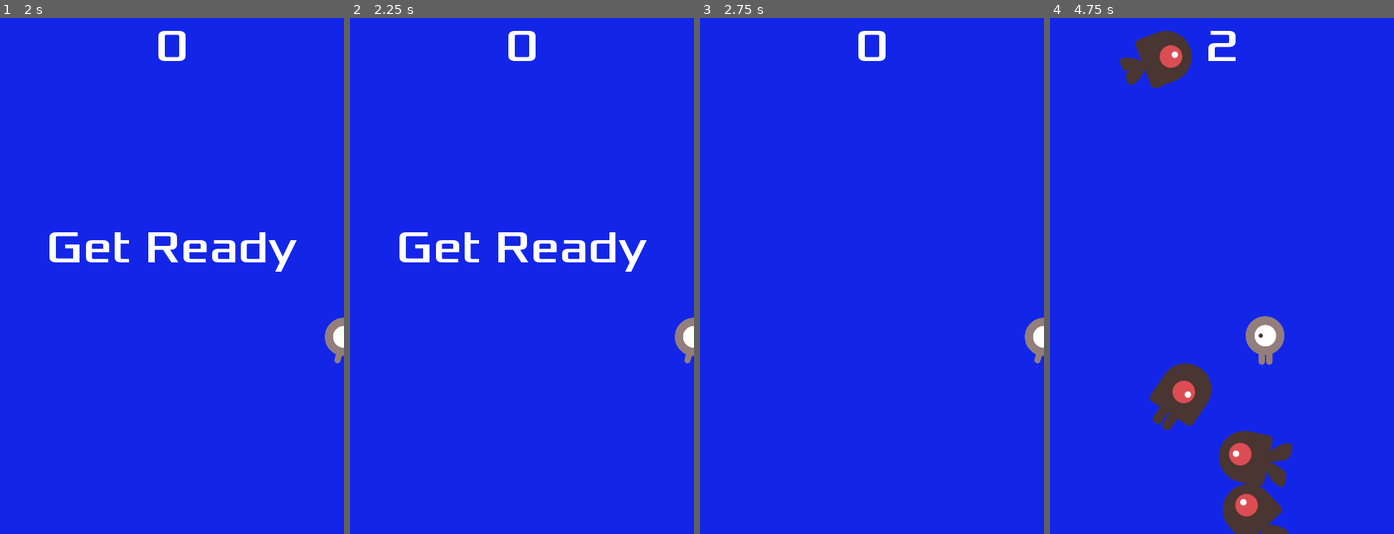
Above: before the commit, frames 1-4 (left to right).
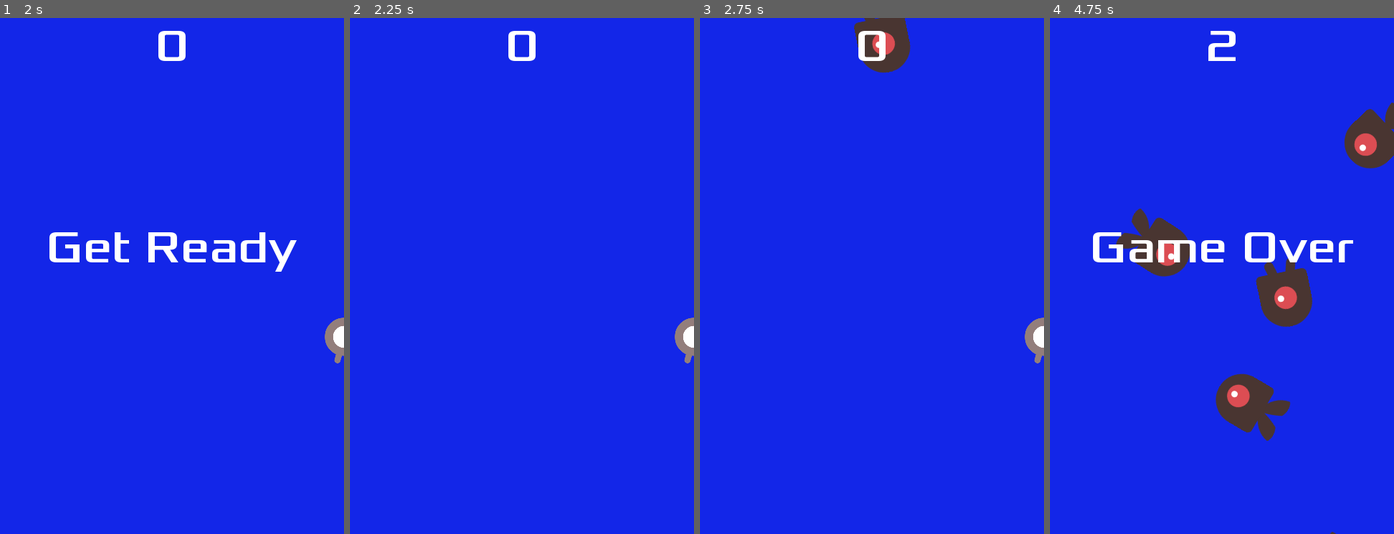
Above: after the commit, the same moments.

Repository: BurnySc2/godot-2d-template
Game: Godot game, scene res://scenes/Main.tscn
The game is run twice, just before and just after one commit, with the same random seed, the same clock (stepped at 60 frames per second) and the same inputs.
Inputs (mouse positions are in pixels of both pictures, inside the frame that each line leads up to):
- Up to frame 1 (2 s): click "Start" at 0.5 s; tap Enter at 1.25 s; move the mouse to (247, 250) at 1.27 s; hold Right (ui_right) from 1.28 s (still down); click (247, 250) at 1.42 s
- Up to frame 2 (2.25 s): release Right (ui_right) at 2 s; drag from (453, 301) to (504, 379) at 2.02 s
- Up to frame 3 (2.75 s): no input
- Up to frame 4 (4.75 s): move the mouse to (1256, 162) at 2.77 s; hold Right (ui_right) 2.78-3.5 s; drag from (1204, 379) to (1118, 198) at 3.52 s; move the mouse to (1325, 353) at 4.27 s; hold Left (ui_left) from 4.28 s (still down)

Frame 1 is identical in both runs. In frame 2, 1.7% of the frame differs, in the area x 14-87%, y 41-50%; in frame 3, 1.2%; in frame 4, 14%, in the area x 12-100%, y 2-100%.

Commit message:
Get rid of timers

Diff:
--- a/scenes/HUD.tscn
+++ b/scenes/HUD.tscn
@@ -61,9 +61,4 @@
 __meta__ = {
 "_edit_use_anchors_": false
 }
-
-[node name="MessageTimer" type="Timer" parent="."]
-wait_time = 2.0
-one_shot = true
 [connection signal="pressed" from="StartButton" to="." method="_on_StartButton_pressed"]
-[connection signal="timeout" from="MessageTimer" to="." method="_on_MessageTimer_timeout"]
--- a/scenes/Main.tscn
+++ b/scenes/Main.tscn
@@ -29,15 +29,6 @@
 [node name="Player" parent="." instance=ExtResource( 1 )]
 visible = false
 
-[node name="MobTimer" type="Timer" parent="."]
-wait_time = 0.5
-
-[node name="ScoreTimer" type="Timer" parent="."]
-
-[node name="StartTimer" type="Timer" parent="."]
-wait_time = 2.0
-one_shot = true
-
 [node name="StartPosition" type="Position2D" parent="."]
 position = Vector2( 240, 450 )
 
@@ -54,7 +45,4 @@
 [node name="DeathSound" type="AudioStreamPlayer" parent="."]
 stream = ExtResource( 6 )
 [connection signal="hit" from="Player" to="." method="game_over"]
-[connection signal="timeout" from="MobTimer" to="." method="_on_MobTimer_timeout"]
-[connection signal="timeout" from="ScoreTimer" to="." method="_on_ScoreTimer_timeout"]
-[connection signal="timeout" from="StartTimer" to="." method="_on_StartTimer_timeout"]
 [connection signal="start_game" from="HUD" to="." method="_on_HUD_start_game"]
--- a/scenes/Mob.tscn
+++ b/scenes/Mob.tscn
@@ -8,18 +8,16 @@
 [ext_resource path="res://dodge_assets/art/enemyWalking_1.png" type="Texture" id=6]
 [ext_resource path="res://dodge_assets/art/enemySwimming_1.png" type="Texture" id=7]
 
-
-
 [sub_resource type="SpriteFrames" id=1]
 animations = [ {
+"frames": [ ExtResource( 3 ), ExtResource( 5 ) ],
+"loop": true,
+"name": "fly",
+"speed": 3.0
+}, {
 "frames": [ ExtResource( 6 ), ExtResource( 1 ) ],
 "loop": true,
 "name": "walk",
-"speed": 3.0
-}, {
-"frames": [ ExtResource( 3 ), ExtResource( 5 ) ],
-"loop": true,
-"name": "fly",
 "speed": 3.0
 }, {
 "frames": [ ExtResource( 7 ), ExtResource( 4 ) ],
--- a/scenes/Player.tscn
+++ b/scenes/Player.tscn
@@ -5,8 +5,6 @@
 [ext_resource path="res://dodge_assets/art/playerGrey_up1.png" type="Texture" id=3]
 [ext_resource path="res://dodge_assets/art/playerGrey_walk1.png" type="Texture" id=4]
 [ext_resource path="res://dodge_assets/art/playerGrey_walk2.png" type="Texture" id=5]
-
-
 
 [sub_resource type="SpriteFrames" id=1]
 animations = [ {
--- a/scripts/HUD.gd
+++ b/scripts/HUD.gd
@@ -1,28 +1,29 @@
 extends CanvasLayer
 
 signal start_game
+export var wait_time = 2
+export var button_show_delay = 1
 
-func show_message(text):
+func show_message(text: String):
 	$Message.text = text
 	$Message.show()
-	$MessageTimer.start()
+
+func hide_message():
+	$Message.hide()
 
 func show_game_over():
 	show_message("Game Over")
-	# Wait until the MessageTimer has counted down.
-	yield($MessageTimer, "timeout")
+	# Wait 2 seconds
+	yield(get_tree().create_timer(wait_time), "timeout")
 
 	$Message.text = "Dodge the\nCreeps!"
 	$Message.show()
 	# Make a one-shot timer and wait for it to finish.
-	yield(get_tree().create_timer(1), "timeout")
+	yield(get_tree().create_timer(button_show_delay), "timeout")
 	$StartButton.show()
 
-func update_score(score):
+func update_score(score: int):
 	$ScoreLabel.text = str(score)
-
-func _on_MessageTimer_timeout():
-	$Message.hide()
 
 func _on_StartButton_pressed():
 	$StartButton.hide()
--- a/scripts/Main.gd
+++ b/scripts/Main.gd
@@ -1,36 +1,56 @@
 extends Node2D
 
-
 export (PackedScene) var Mob
-export var mob_spawn_time = 0.5
+# How often mobs spawn
+export var mob_spawn_interval = 0.5
 # Value 0 < x <= 1, where 1 is same difficult but <1 is increasing difficulty over time
 export var difficulty = 0.99
+export var game_start_delay = 1.5
+
+var game_running = false
 var score = 0
+var score_timer = 0
+var mob_time = 0
 
 func _ready():
 	randomize()
 #	new_game()
 
-func _process(delta):
-	$MobTimer.wait_time = mob_spawn_time * pow(difficulty, score)
+func _process(delta: float):
+	if game_running:
+		$HUD.hide_message()
+		score_timer += delta
+		if score_timer > 1:
+			score_timer -= 1
+			score += 1
+			$HUD.update_score(score)
+
+		mob_time += delta
+		if mob_time > mob_spawn_interval * pow(difficulty, score):
+			mob_time -= mob_spawn_interval * pow(difficulty, score)
+			spawn_mob()
 
 func new_game():
+	# Reset the game: remove enemies, play music, set score to 0, set player position
 	get_tree().call_group("mobs", "queue_free")
+	$Player.start($StartPosition.position)
+	$Music.play()
 	score = 0
-	$Player.start($StartPosition.position)
-	$StartTimer.start()
+	$HUD.show_message("Get Ready")
 	$HUD.update_score(score)
-	$HUD.show_message("Get Ready")
-	$Music.play()
+	score_timer = 0
+	mob_time = 0
+	# Wait start_delay seconds
+	yield(get_tree().create_timer(game_start_delay), "timeout")
+	game_running = true
 
 func game_over():
+	game_running = false
 	$Music.stop()
 	$DeathSound.play()
-	$ScoreTimer.stop()
-	$MobTimer.stop()
 	$HUD.show_game_over()
 
-func _on_MobTimer_timeout():
+func spawn_mob():
 	# Choose a random location on Path2D.
 	$MobPath/MobSpawnLocation.offset = randi()
 	# Create a Mob instance and add it to the scene.
@@ -47,14 +67,5 @@
 	mob.linear_velocity = Vector2(rand_range(mob.min_speed, mob.max_speed), 0)
 	mob.linear_velocity = mob.linear_velocity.rotated(direction)
 
-func _on_ScoreTimer_timeout():
-	score += 1
-	$HUD.update_score(score)
-
-func _on_StartTimer_timeout():
-	$MobTimer.start()
-	$ScoreTimer.start()
-
 func _on_HUD_start_game():
 	new_game()
-	pass # Replace with function body.
--- a/scripts/Mob.gd
+++ b/scripts/Mob.gd
@@ -8,4 +8,5 @@
 	$AnimatedSprite.animation = mob_types[randi() % mob_types.size()]
 
 func _on_VisibilityNotifier2D_screen_exited():
+	# When leaving screen, remove mob
 	queue_free()
--- a/scripts/Player.gd
+++ b/scripts/Player.gd
@@ -11,7 +11,7 @@
 	hide()
 
 # Called every frame. 'delta' is the elapsed time since the previous frame.
-func _process(delta):
+func _process(delta: float):
 	var velocity = Vector2()  # The player's movement vector.
 	if Input.is_action_pressed("ui_right"):
 		velocity.x += 1
@@ -21,16 +21,17 @@
 		velocity.y += 1
 	if Input.is_action_pressed("ui_up"):
 		velocity.y -= 1
+
 	if velocity.length() > 0:
 		velocity = velocity.normalized() * speed
 		$AnimatedSprite.play()
 	else:
 		$AnimatedSprite.stop()
 
+	# Flip sprites based on movement
 	if velocity.x != 0:
 		$AnimatedSprite.animation = "walk"
 		$AnimatedSprite.flip_v = false
-		# See the note below about boolean assignment
 		$AnimatedSprite.flip_h = velocity.x < 0
 	elif velocity.y != 0:
 		$AnimatedSprite.animation = "up"
@@ -41,13 +42,14 @@
 	position.x = clamp(position.x, 0, screen_size.x)
 	position.y = clamp(position.y, 0, screen_size.y)
 
-func start(pos):
+func start(pos: Vector2):
 	position = pos
 	show()
 	$CollisionShape2D.disabled = false
 
-func _on_Player_body_entered(body):
-	hide()  # Player disappears after being hit.
+func _on_Player_body_entered(_body):
+	# Player disappears after being hit.
+	hide()
 	emit_signal("hit")
 	# Tell godot to wait to disable the shape until it is safe to do so
 	$CollisionShape2D.set_deferred("disabled", true)
Binary file added: icon.png
Not shown, changed: .github/workflows/run_godot.yml
Not shown, changed: .gitignore
